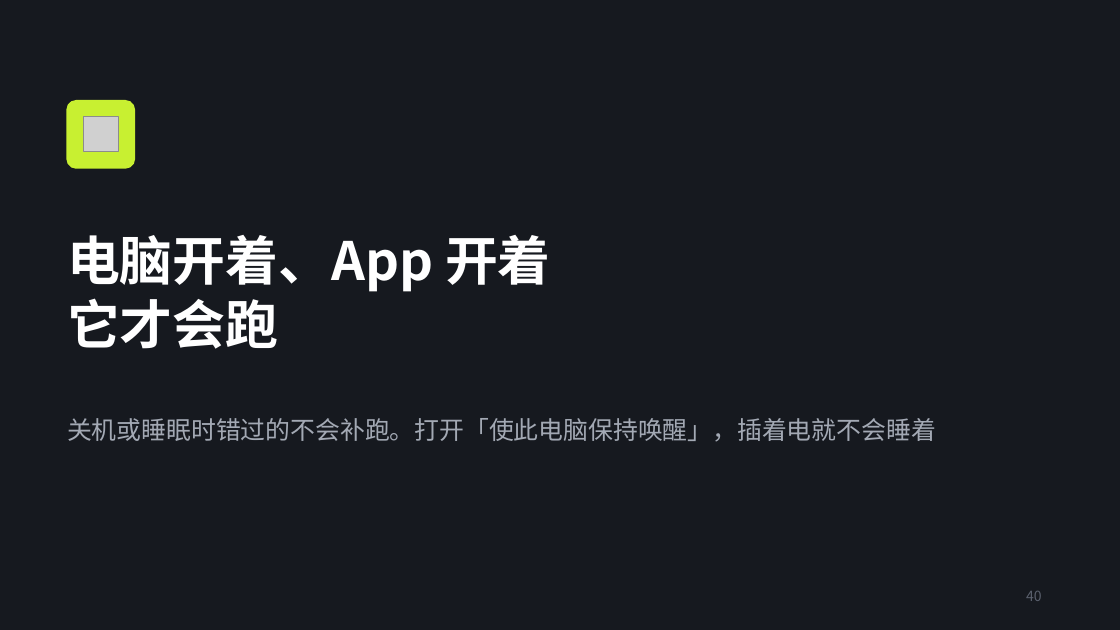
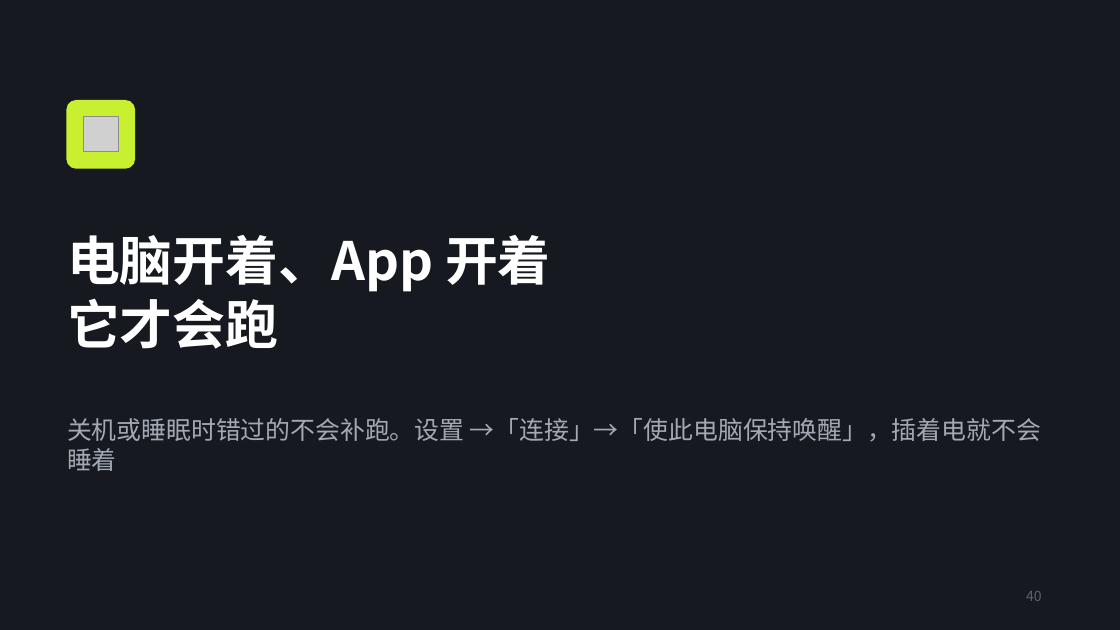
Before and after one commit to freyhuang-11/thinknova-memory, a slide deck: slide 40 of courses/小生意实用课/AI实用课_Codex提效.pptx. Drawn at 1120x630 pixels with LibreOffice and Linux fonts; fonts in the diff are those of the drawing; grey boxes stand for pictures. Boxes give left, top, right and bottom in pixels: in the first picture for what was removed or moved away, otherwise in the second. Text is boxed around its words. In the diff, an @@ line names an element or a change of style, - is before the commit and + after.

```diff
--- a/courses/小生意实用课/AI实用课_Codex提效.pptx
+++ b/courses/小生意实用课/AI实用课_Codex提效.pptx
@@ text at <box>67,418,1041,471</box>: text changed @@
-关机或睡眠时错过的不会补跑。打开「使此电脑保持唤醒」，插着电就不会睡着
+关机或睡眠时错过的不会补跑。设置 →「连接」→「使此电脑保持唤醒」，插着电就不会睡着
```
Also in this commit, not shown: 22 other slides changed, 3 other files.
